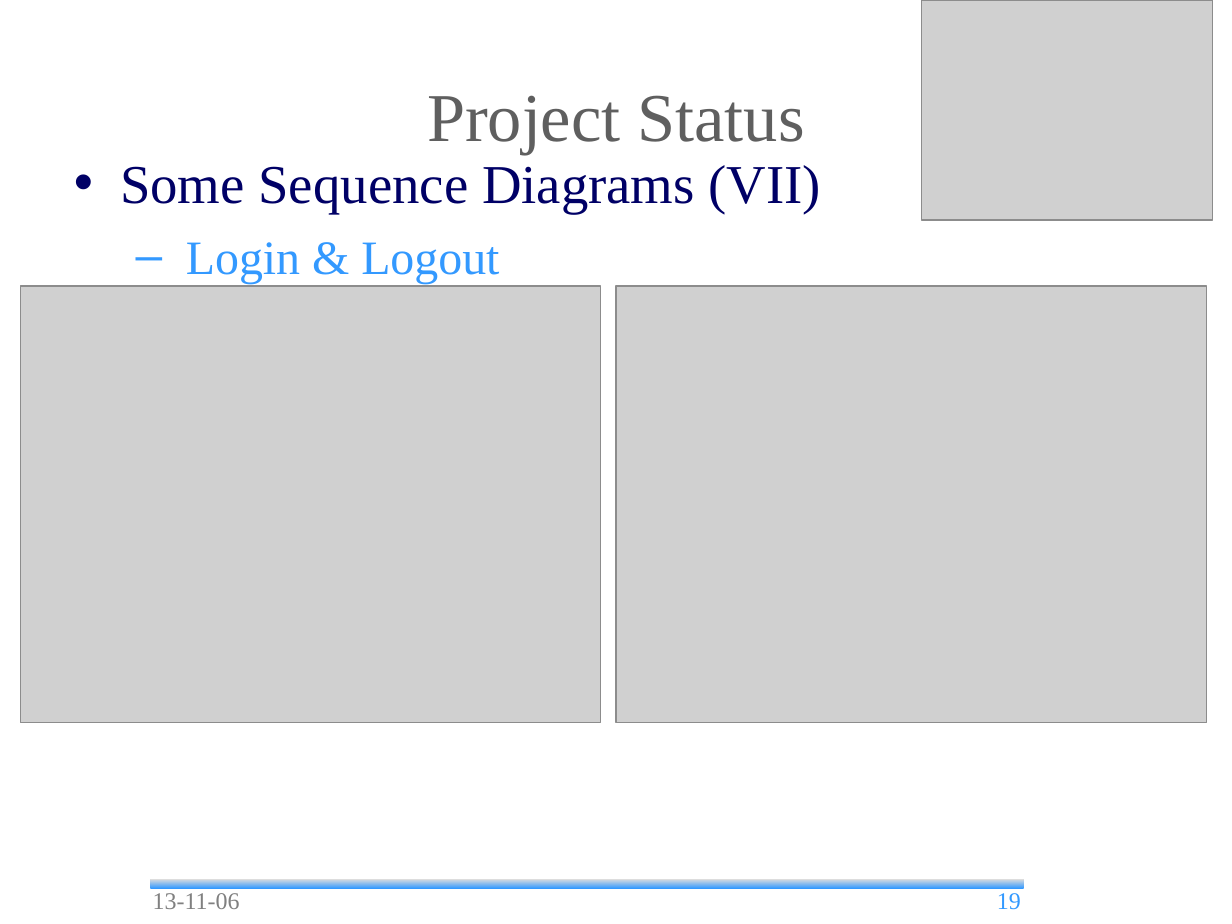
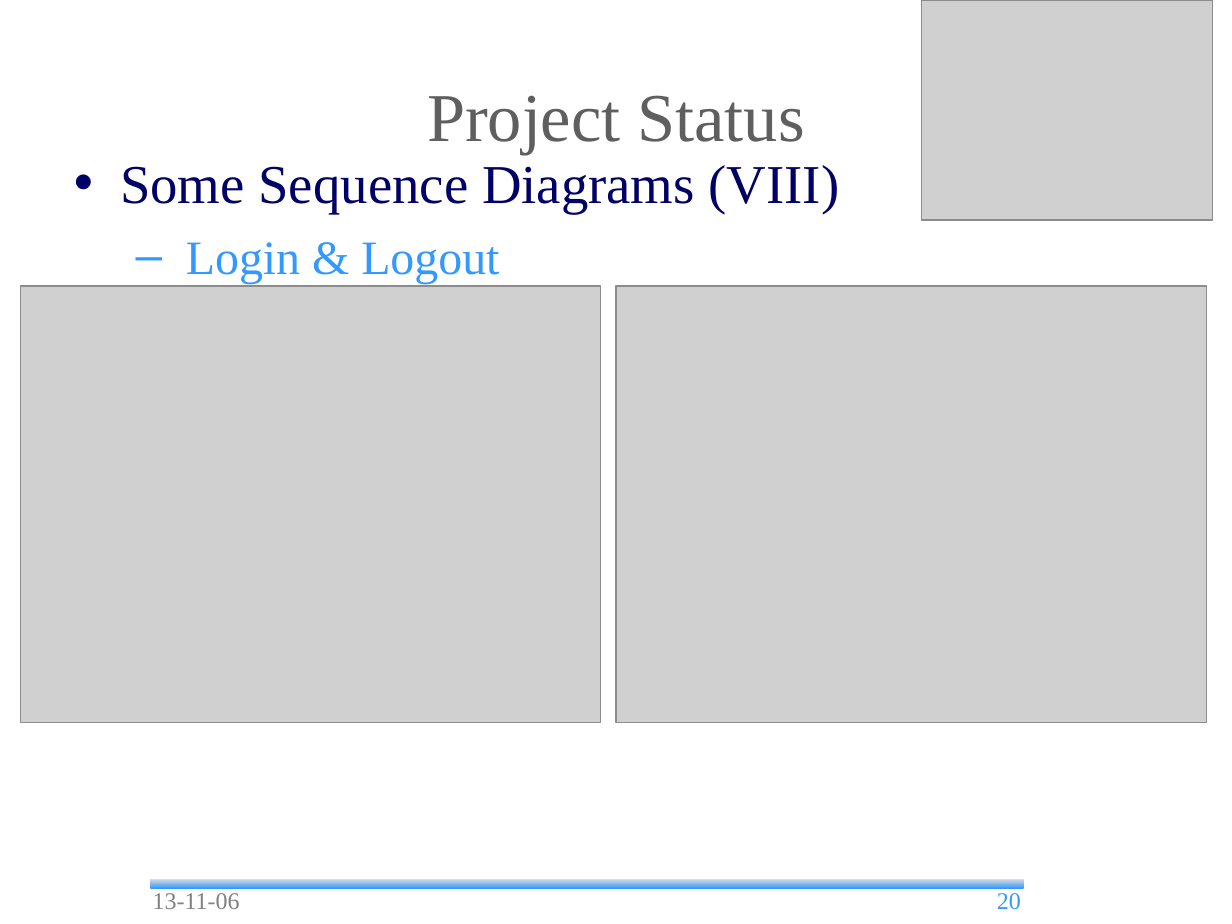
Before and after one commit to andrea-bottoli/DSD, a slide deck: slide 20 of Documentation/Presentation/13_45/Status_Report.odp (slide 19 before the commit). Drawn at 1232x924 pixels with LibreOffice and Linux fonts; fonts in the diff are those of the drawing; grey boxes stand for pictures; background and template pictures are left out. Boxes give left, top, right and bottom in pixels: in the first picture for what was removed or moved away, otherwise in the second. Text is boxed around its words. In the diff, an @@ line names an element or a change of style, - is before the commit and + after.

Commit message:
Updated Status Report

```diff
--- a/Documentation/Presentation/13_45/Status_Report.odp
+++ b/Documentation/Presentation/13_45/Status_Report.odp
@@ text at <box>120,165,840,214</box>: text changed @@
-• Some Sequence Diagrams (VII)
+• Some Sequence Diagrams (VIII)
@@ page number at <box>997,893,1021,910</box>: text changed @@
-19
+20
```
Also in this commit, not shown: 5 other slides changed, 1 slide added, 1 other file.
